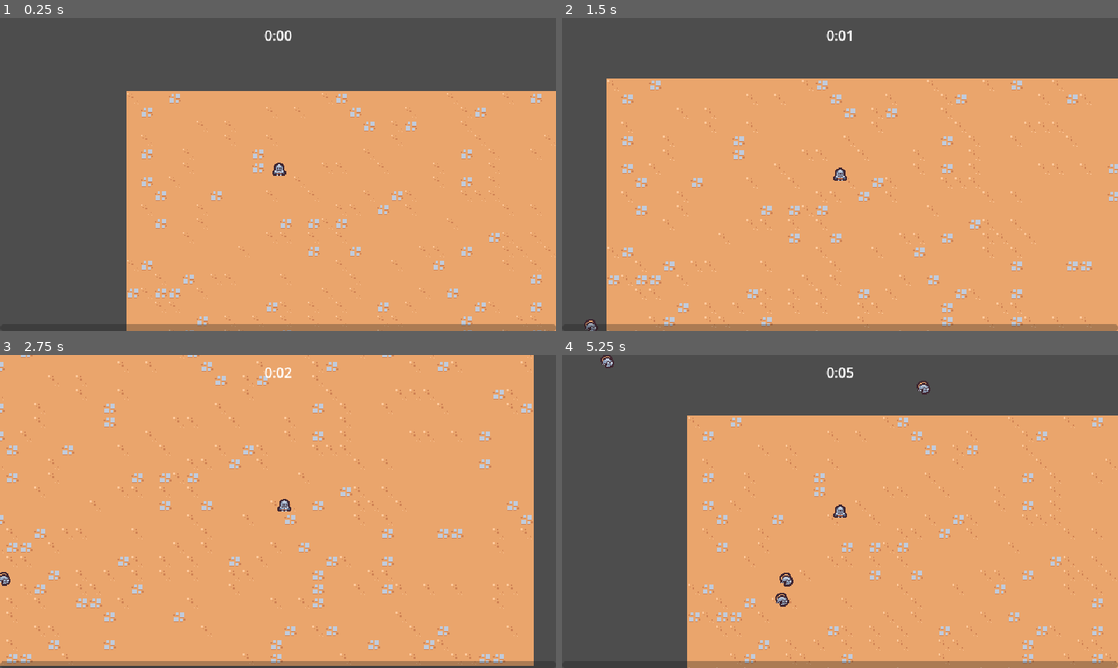
Above: before the commit, frames 1-4 (two rows, left to right).
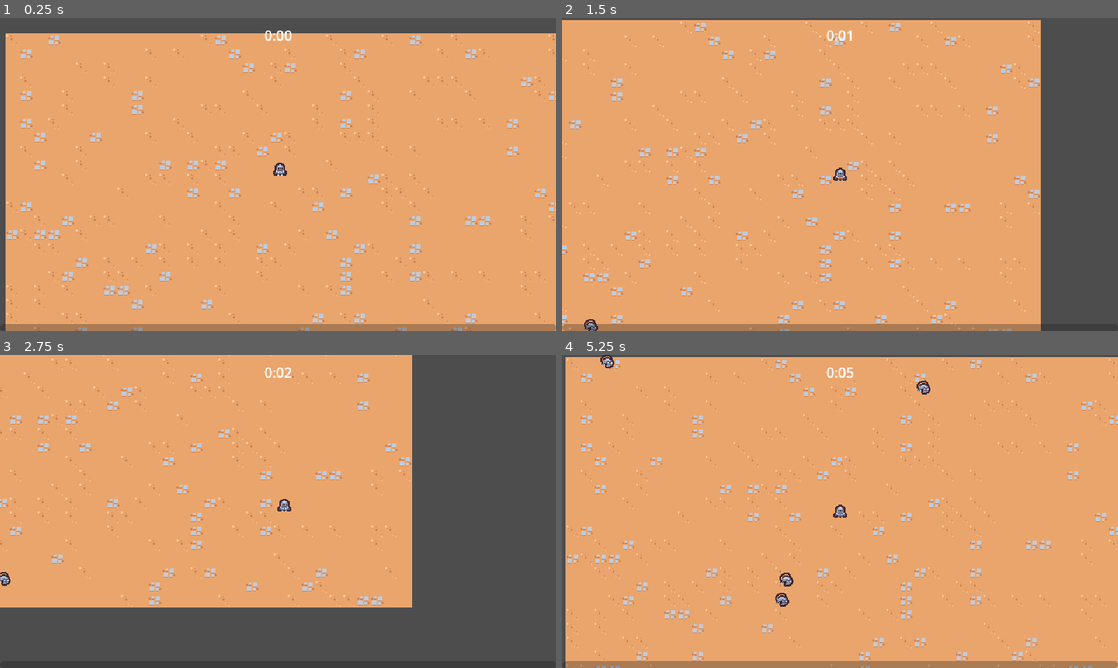
Above: after the commit, the same moments.

Repository: yueqianjian/survivors
Game: Godot game, scene res://scenes/main/main.tscn
Two runs of this game, one before a commit and one after it. Both use one fixed random seed, a clock stepped at 60 frames per second and the inputs below.
Inputs (mouse positions are in pixels of both pictures, inside the frame that each line leads up to):
- Up to frame 1 (0.25 s): no input
- Up to frame 2 (1.5 s): move the mouse to (962, 158) at 0.52 s; press the mouse at (962, 158) at 0.53 s; hold D (move_right) 0.53-1.28 s; move the mouse to (728, 190) at 1.27 s; release the mouse at (728, 190) at 1.28 s; hold S (move_down) from 1.28 s (still down); click (728, 190) at 1.35 s
- Up to frame 3 (2.75 s): move the mouse to (333, 442) at 2.02 s; release S (move_down) at 2.03 s; press the mouse at (333, 442) at 2.03 s; hold D (move_right) from 2.03 s (still down)
- Up to frame 4 (5.25 s): move the mouse to (812, 574) at 2.77 s; release D (move_right) at 2.78 s; release the mouse at (812, 574) at 2.78 s; hold W (move_up) 2.78-3.53 s; click (812, 574) at 2.85 s; move the mouse to (1006, 558) at 3.52 s; press the mouse at (1006, 558) at 3.53 s; hold A (move_left) 3.53-5.03 s; move the mouse to (673, 464) at 4.27 s; release the mouse at (673, 464) at 4.28 s; click (673, 464) at 4.35 s; move the mouse to (867, 511) at 5.02 s; press the mouse at (867, 511) at 5.03 s; hold S (move_down) from 5.03 s (still down)

The runs differ from the first frame. In frame 1, 39% of the frame differs, in the area x 1-100%, y 4-100%; in frame 2, 38%; in frame 3, 40%; in frame 4, 40%, in the area x 0-100%, y 0-100%.

Commit message:
sword rate

Diff:
--- a/scenes/ability/sword_ability_controller/sword_ability_controller.gd
+++ b/scenes/ability/sword_ability_controller/sword_ability_controller.gd
@@ -4,6 +4,13 @@
 var damage = 5
 
 @export var sword_ability: PackedScene
+@export var base_wait_time: float = 1.5
+
+
+func _ready():
+	$Timer.wait_time = base_wait_time
+	GameEvents.ability_upgrade_added.connect(on_ability_upgrade_added)
+
 
 func _on_timer_timeout():
 	var player = get_tree().get_first_node_in_group("player") as Node2D
@@ -28,10 +35,20 @@
 	)
 
 	var sword_instance = sword_ability.instantiate() as SwordAbility
-	player.get_parent().add_child(sword_instance)
+	var foreground_layer = get_tree().get_first_node_in_group("foreground_layer")
+	foreground_layer.add_child(sword_instance)
 	sword_instance.hit_box_component.damage = damage
 	sword_instance.global_position = enemies[0].global_position
 	sword_instance.global_position += Vector2.RIGHT.rotated(randf_range(0, TAU) * 4)
 
 	var enemy_direction = enemies[0].global_position - sword_instance.global_position
 	sword_instance.rotation = enemy_direction.angle()
+
+
+func on_ability_upgrade_added(upgrade: AbilityUpgrade, current_upgrades: Dictionary):
+	if upgrade.id != "sword_rate":
+		return
+
+	var percent_reduction = current_upgrades["sword_rate"]["quantity"] * 0.1
+	$Timer.wait_time = base_wait_time * (1 - percent_reduction)
+	$Timer.start()
--- a/scenes/autoload/game_events.gd
+++ b/scenes/autoload/game_events.gd
@@ -1,6 +1,11 @@
 extends Node
 
 signal experience_vial_collected(number: float)
+signal ability_upgrade_added(upgrade: AbilityUpgrade, current_upgrades: Dictionary)
 
 func emit_experience_vial_collected(number: float):
 	experience_vial_collected.emit(number)
+
+
+func emit_ability_upgrade_added(upgrade: AbilityUpgrade, current_upgrades: Dictionary):
+	ability_upgrade_added.emit(upgrade, current_upgrades)
--- a/scenes/components/vial_drop_component.gd
+++ b/scenes/components/vial_drop_component.gd
@@ -20,5 +20,6 @@
 		return
 
 	var vial_instance = vial_scene.instantiate() as Node2D
-	owner.get_parent().add_child(vial_instance)
+	var entities_layer = get_tree().get_first_node_in_group("entities_layer")
+	entities_layer.add_child(vial_instance)
 	vial_instance.global_position = (owner as Node2D).global_position
--- a/scenes/main/main.tscn
+++ b/scenes/main/main.tscn
@@ -82,5 +82,10 @@
 format = 2
 layer_0/tile_data = PackedInt32Array(786452, 0, 4, 720916, 0, 4, 655380, 0, 4, 589844, 0, 4, 524308, 65536, 4, 458772,  …(13810 unchanged characters)…
 
-[node name="Player" parent="." instance=ExtResource("6_j760q")]
-position = Vector2(176, 97)
+[node name="Entities" type="Node2D" parent="." groups=["entities_layer"]]
+y_sort_enabled = true
+
+[node name="Player" parent="Entities" instance=ExtResource("6_j760q")]
+position = Vector2(316, 164)
+
+[node name="Foreground" type="Node2D" parent="." groups=["foreground_layer"]]
--- a/scenes/manager/enemy_manager.gd
+++ b/scenes/manager/enemy_manager.gd
@@ -12,5 +12,6 @@
 	var random_diretion = Vector2.RIGHT.rotated(randf_range(0, TAU))
 	var spawn_position = player.global_position + (random_diretion * SPAWN_RADIUS)
 	var enemy = basic_enemy_scene.instantiate() as Node2D
-	get_parent().add_child(enemy)
+	var entities_layer = get_tree().get_first_node_in_group("entities_layer")
+	entities_layer.add_child(enemy)
 	enemy.global_position = spawn_position
--- a/scenes/manager/upgrade_manager.gd
+++ b/scenes/manager/upgrade_manager.gd
@@ -33,6 +33,7 @@
 	else:
 		current_upgrades[upgrade.id]["quantity"] += 1
 
+	GameEvents.emit_ability_upgrade_added(upgrade, current_upgrades)
 	print(current_upgrades)
 
 
